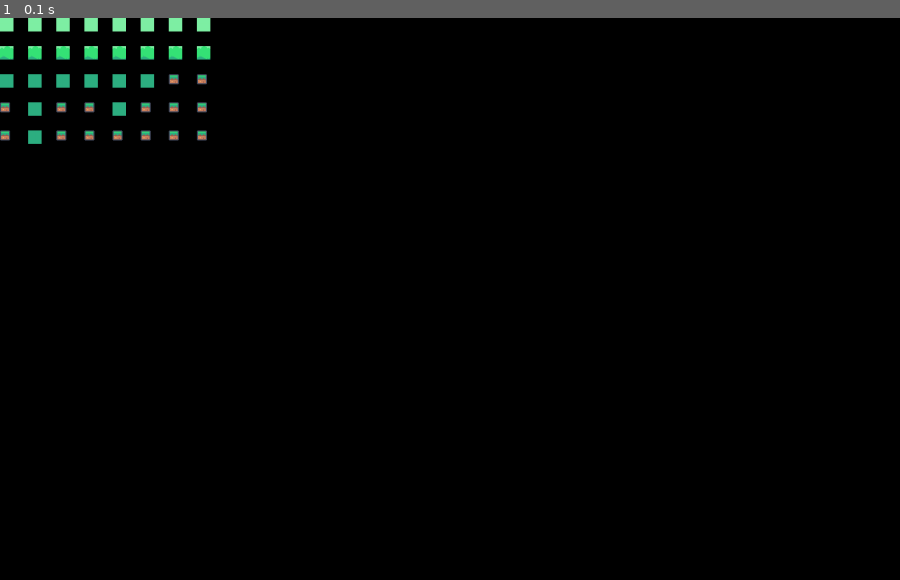
Above: before the commit, frame 1.
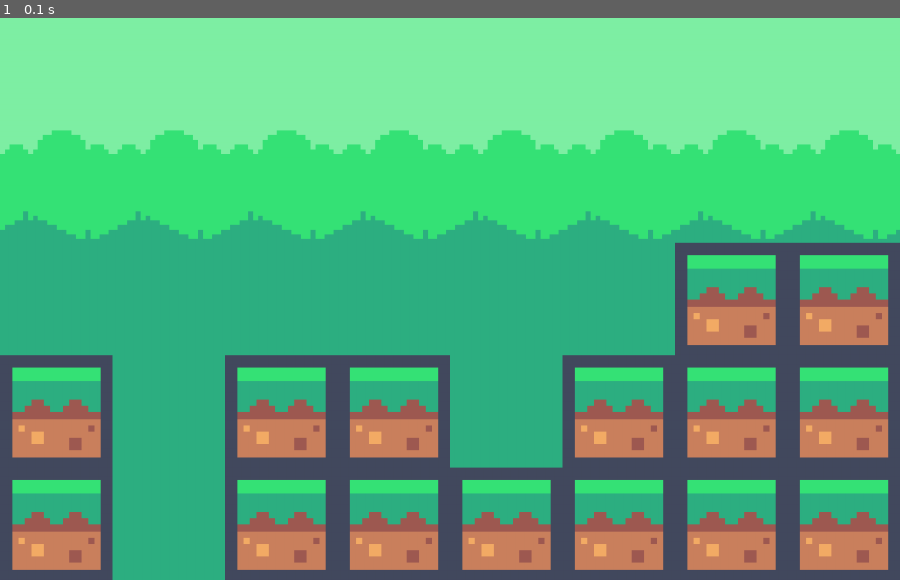
Above: after the commit, the same moment.

Repository: alienign/proect-pygame
Game: pygame game, started from super charachter.py
The game is run twice, just before and just after one commit, with the same random seed, the same clock (stepped at 60 frames per second) and the same inputs.
Inputs:
- Up to frame 1 (0.1 s): no input

The runs differ from the first frame. In frame 1, 100% of the frame differs, in the area x 0-100%, y 0-100%.

Commit message:
отрисовала самый базовый уровень

Diff:
--- a/super charachter.py
+++ b/super charachter.py
@@ -6,6 +6,7 @@
 screen = pygame.display.set_mode(size)
 FPS = 50
 clock = pygame.time.Clock()
+
 
 def load_image(name, colorkey=None):
     fullname = os.path.join('data', name)
@@ -40,7 +41,7 @@
     'down_back': load_image('down.png')
 }
 
-tile_width = tile_height = 50
+tile_width = tile_height = 200
 
 
 class Tile(pygame.sprite.Sprite):
Binary file changed: data/down.png
Binary file changed: data/hero.png
Binary file changed: data/mid.png
Binary file changed: data/single_earth.png
Binary file changed: data/upper.png
